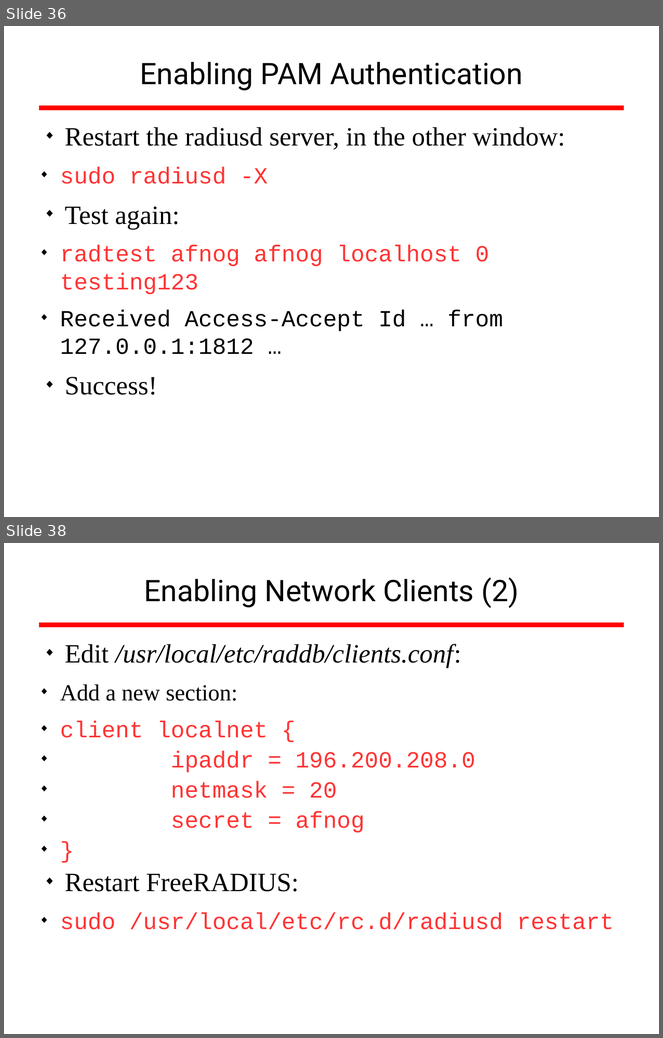
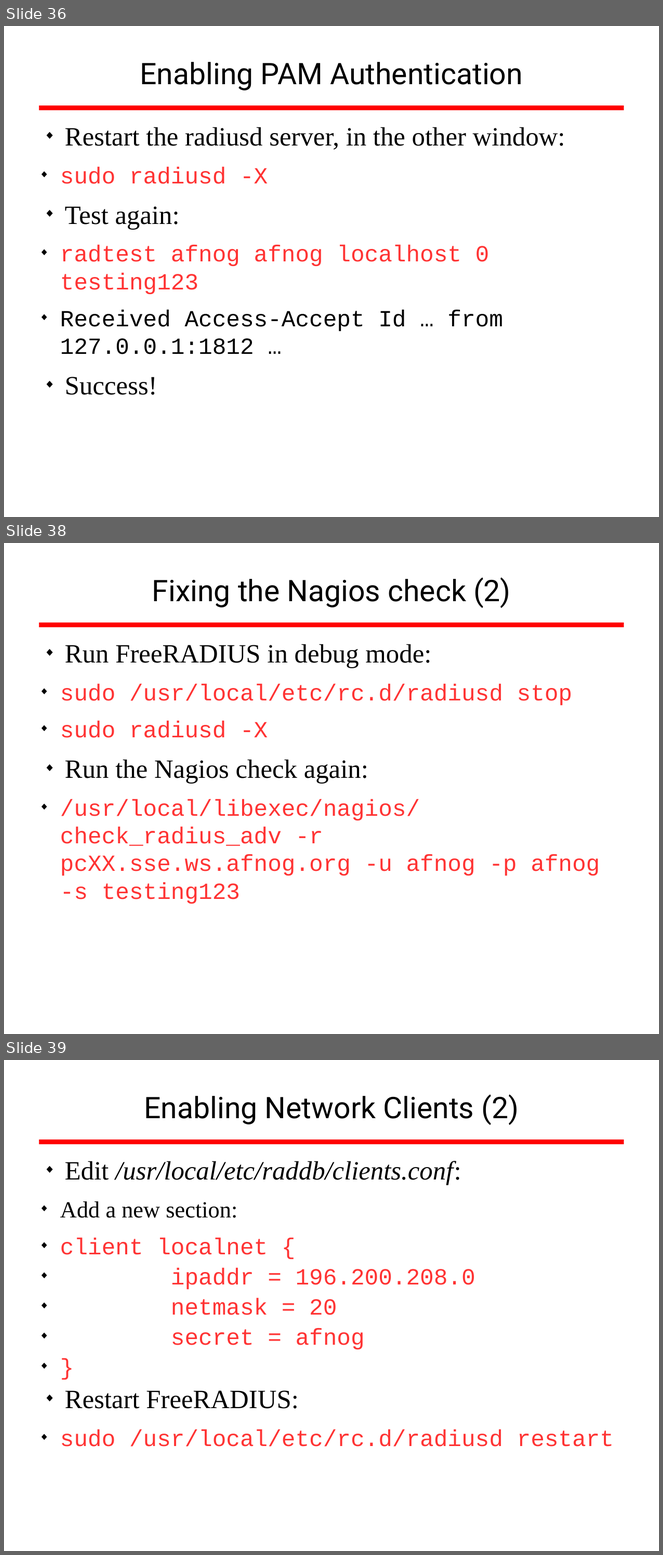
Before and after one commit to afnog/sse, a slide deck: radius/radius_presentation.odp. Shown one above the other, each under a label of ours: slides 36 and 38 before the commit, slides 36, 38 and 39 after it; the slides between them are not shown. The pictures are 663x1038 and 663x1555 pixels, drawn with LibreOffice and Linux fonts; fonts in the diff are those of the drawing; background and template pictures are left out. Boxes give left, top, right and bottom in pixels: in the first picture for what was removed or moved away, otherwise in the second. Text is boxed around its words. In the diff, an @@ line names an element or a change of style, - is before the commit and + after.

```diff
--- a/radius/radius_presentation.odp
+++ b/radius/radius_presentation.odp
@@ slide 38 added at <box>4,543,659,1034</box>, background #FFFFFF; not listed: 1 template element that a slide beside it also shows @@
@@ title added at <box>152,577,510,608</box>, 36 pt, text #000000 @@
+Fixing the Nagios check (2)
@@ text added at <box>60,644,600,904</box>, 28 pt, text #FF3333 @@
+◆ Run FreeRADIUS in debug mode:
+  ◆ sudo /usr/local/etc/rc.d/radiusd stop
+  ◆ sudo radiusd -X
+◆ Run the Nagios check again:
+  ◆ /usr/local/libexec/nagios/check_radius_adv -r pcXX.sse.ws.afnog.org -u afnog -p afnog -s testing123
@@ what was slide 38 is now slide 39 @@
```
Also in this commit, not shown: 2 slides changed, 2 other slides added, 1 slide removed, 1 other file.
